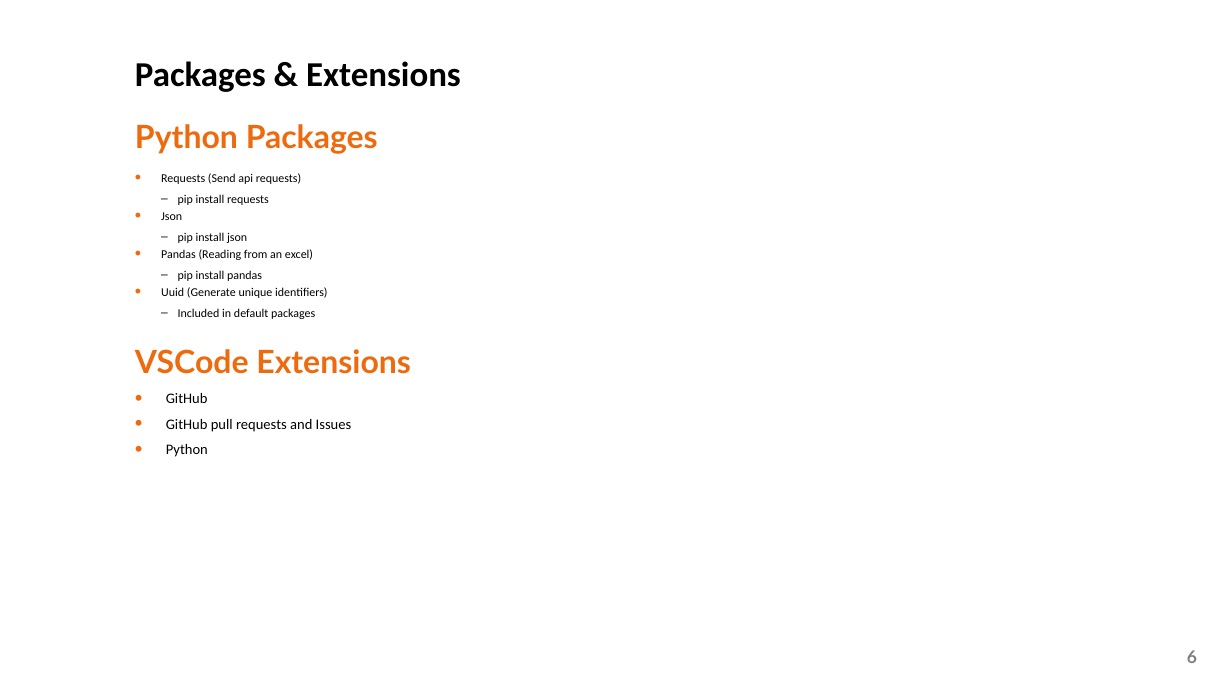
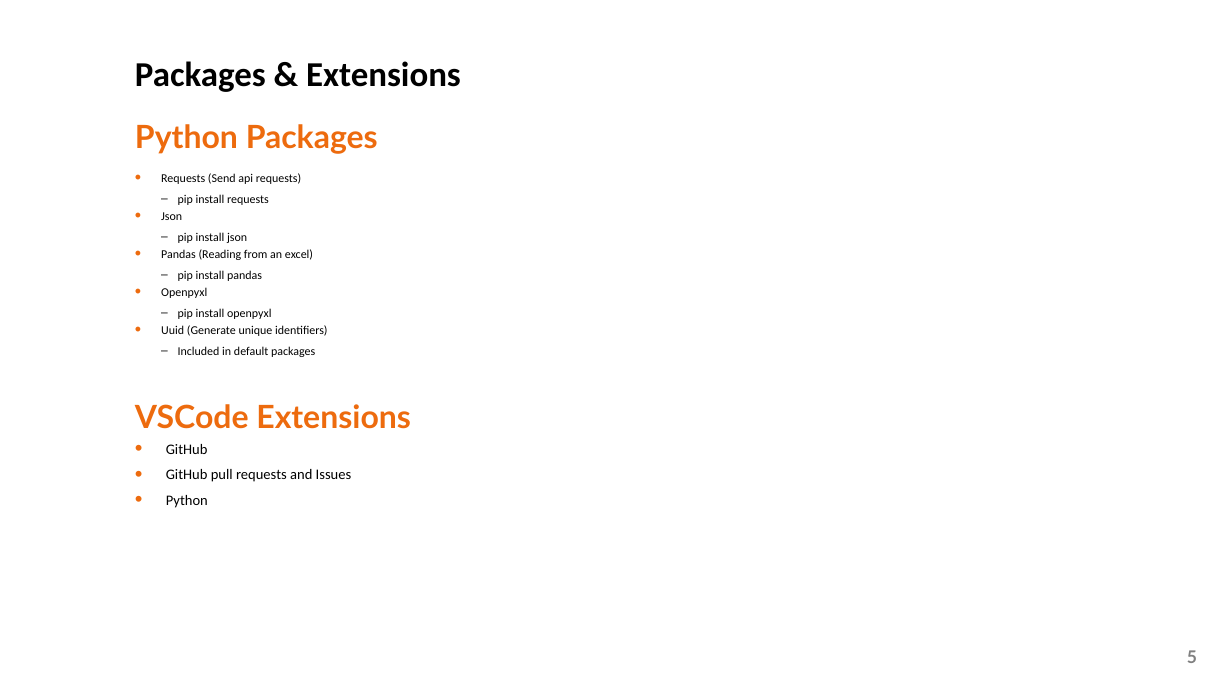
Before and after one commit to assetfuture/Public-API-samples, a slide deck: slide 5 of Getting Started/1. GettingStarted.pptx (slide 6 before the commit). Drawn at 1232x693 pixels with LibreOffice and Linux fonts; fonts in the diff are those of the drawing; background and template pictures are left out. Boxes give left, top, right and bottom in pixels: in the first picture for what was removed or moved away, otherwise in the second. Text is boxed around its words. In the diff, an @@ line names an element or a change of style, - is before the commit and + after.

Commit message:
updated packages slide

```diff
--- a/Getting Started/1. GettingStarted.pptx
+++ b/Getting Started/1. GettingStarted.pptx
@@ text at <box>161,287,271,319</box>: paragraphs added @@
+• Openpyxl
+  – pip install openpyxl
@@ text "VSCode Extensions": place and size @@
-text "VSCode Extensions" at <box>135,349,411,374</box>
+text "VSCode Extensions" at <box>135,404,411,429</box>
@@ text "GitHub": place and size @@
-text "GitHub" at <box>166,393,352,457</box>
+text "GitHub" at <box>166,444,352,508</box>
@@ page number at <box>1187,650,1197,663</box>: text changed @@
-6
+5
```
Also in this commit, not shown: 1 slide removed.
